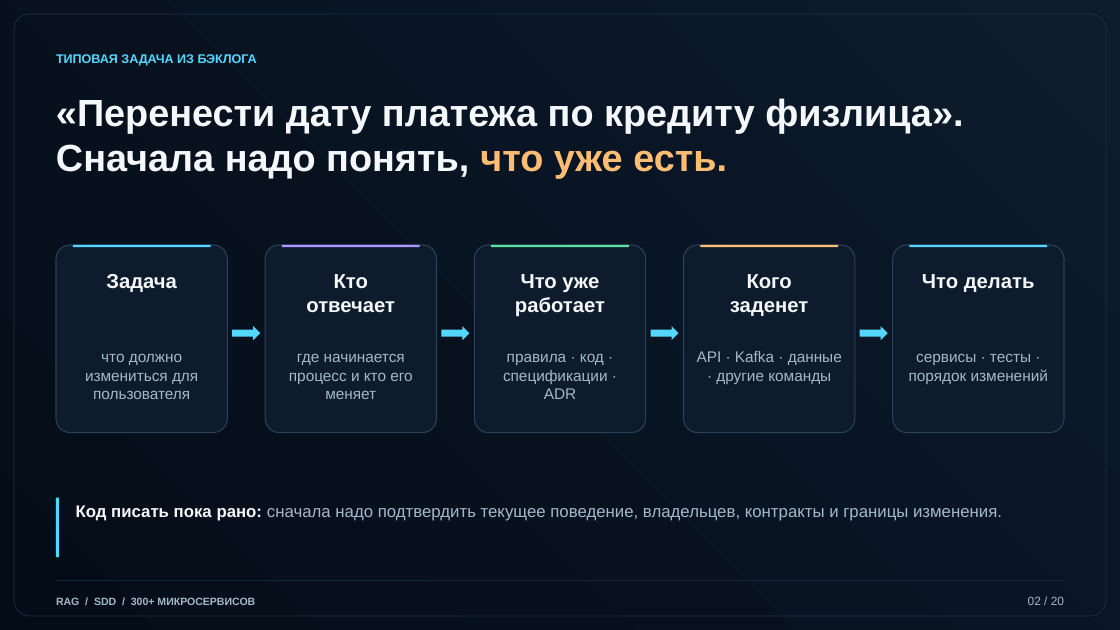
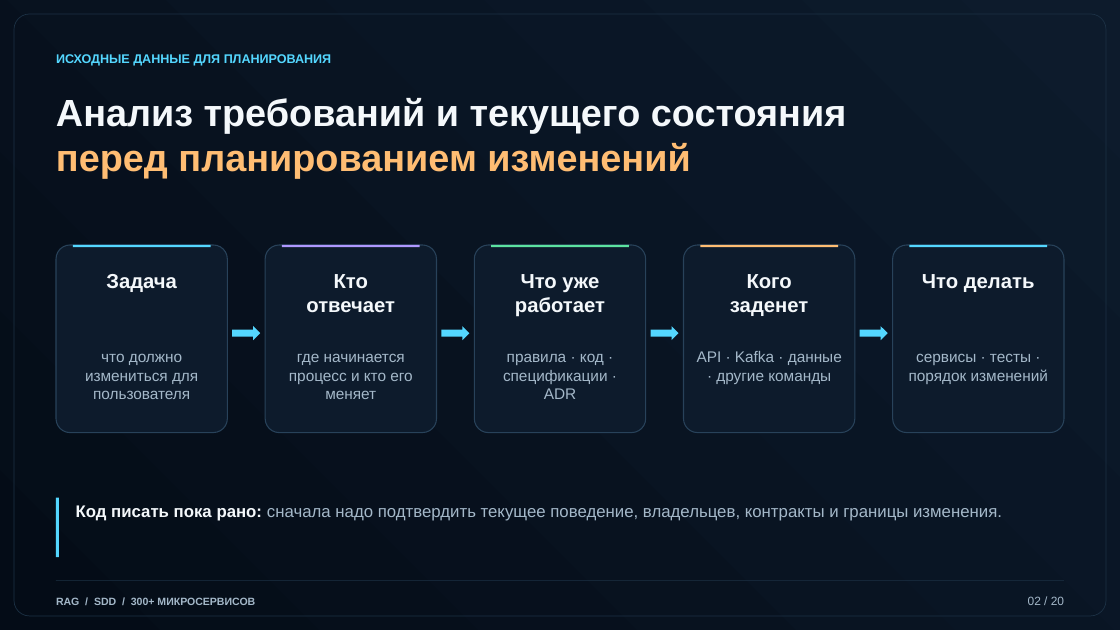
Before and after one commit to arptra/kb-rag-mcp, a slide deck: slide 2 of docs/corporate-rag-presentation.pptx. Drawn at 1120x630 pixels with LibreOffice and Linux fonts; fonts in the diff are those of the drawing. Boxes give left, top, right and bottom in pixels: in the first picture for what was removed or moved away, otherwise in the second. Text is boxed around its words. In the diff, an @@ line names an element or a change of style, - is before the commit and + after.

```diff
--- a/docs/corporate-rag-presentation.pptx
+++ b/docs/corporate-rag-presentation.pptx
@@ text at <box>56,54,331,66</box>: text changed @@
-ТИПОВАЯ ЗАДАЧА ИЗ БЭКЛОГА
+ИСХОДНЫЕ ДАННЫЕ ДЛЯ ПЛАНИРОВАНИЯ
@@ text at <box>56,98,846,178</box>: text changed @@
-«Перенести дату платежа по кредиту физлица».
-Сначала надо понять, что уже есть.
+Анализ требований и текущего состояния
+перед планированием изменений
```
Also in this commit, not shown: 19 other slides changed.
